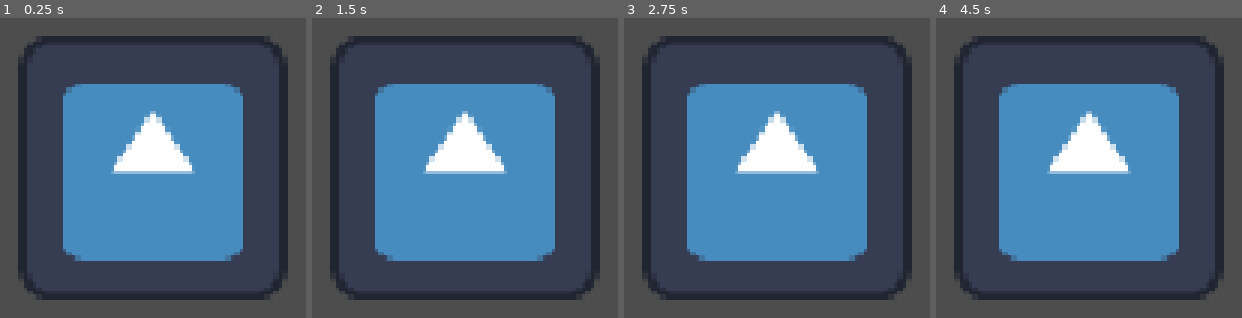
Above: before the commit, frames 1-4 (left to right).
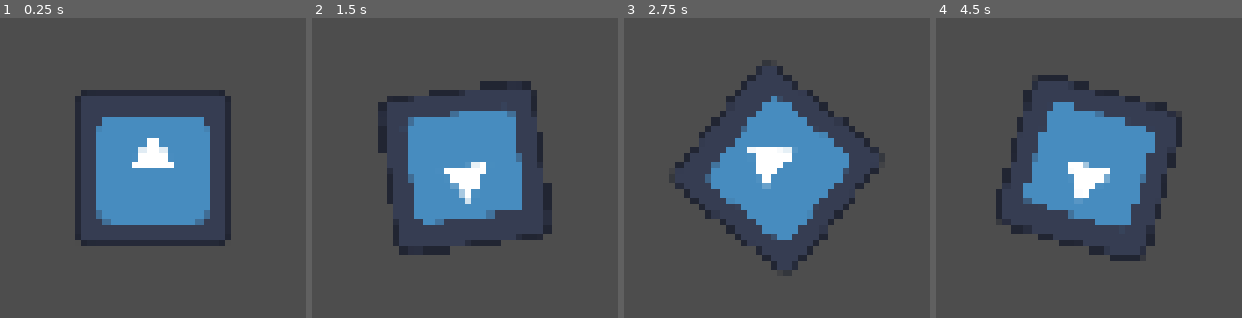
Above: after the commit, the same moments.

Repository: Blathasar/FriendsWithHands
Game: Godot game, scene res://node_2d.tscn
The game is run twice, just before and just after one commit, with the same random seed, the same clock (stepped at 60 frames per second) and the same inputs. The engine's default icon, where the game draws it, is replaced by a stand-in: a white triangle on a blue panel in a dark square.
Inputs (mouse positions are in pixels of both pictures, inside the frame that each line leads up to):
- Up to frame 1 (0.25 s): no input
- Up to frame 2 (1.5 s): tap Enter at 0.5 s; move the mouse to (outside the picture) at 0.52 s; tap Space at 1.25 s; move the mouse to (outside the picture) at 1.27 s
- Up to frame 3 (2.75 s): tap Enter at 2 s; move the mouse to (outside the picture) at 2.02 s
- Up to frame 4 (4.5 s): tap Space at 2.75, 4.25 s; move the mouse to (outside the picture) at 2.77 s; tap Enter at 3.5 s; move the mouse to (outside the picture) at 3.52 s; move the mouse to (outside the picture) at 4.27 s

The runs differ from the first frame. In frame 1, 34% of the frame differs, in the area x 5-95%, y 6-94%; in frame 2, 36%; in frame 3, 35%; in frame 4, 36%.

Commit message:
player turns to camera

Diff:
--- a/friends-with-hands/node_2d.tscn
+++ b/friends-with-hands/node_2d.tscn
@@ -1,8 +1,9 @@
 [gd_scene format=3 uid="uid://dtt5y3xwxsrlw"]
 
 [ext_resource type="Texture2D" uid="uid://bnr1npm7ynhm8" path="res://icon.svg" id="1_wtcfe"]
+[ext_resource type="Script" uid="uid://dothh3t7j2vqx" path="res://player.gd" id="2_0e48y"]
 
-[node name="Node2D" type="Node2D" unique_id=969649068]
+[node name="MainScene" type="Node2D" unique_id=969649068]
 position = Vector2(565.82117, 322.808)
 
 [node name="AnimatedSprite2D" type="AnimatedSprite2D" parent="." unique_id=681319635]
@@ -11,3 +12,4 @@
 
 [node name="Sprite2D" type="Sprite2D" parent="." unique_id=2067783757]
 texture = ExtResource("1_wtcfe")
+script = ExtResource("2_0e48y")
--- /dev/null
+++ b/friends-with-hands/player.gd
@@ -0,0 +1,11 @@
+extends Sprite2D
+
+
+# Called when the node enters the scene tree for the first time.
+func _ready() -> void:
+	pass # Replace with function body.
+
+
+# Called every frame. 'delta' is the elapsed time since the previous frame.
+func _process(delta: float) -> void:
+	look_at(get_global_mouse_position())
--- a/friends-with-hands/project.godot
+++ b/friends-with-hands/project.godot
@@ -17,6 +17,8 @@
 
 [display]
 
+window/size/viewport_width=1920
+window/size/viewport_height=1080
 window/stretch/mode="canvas_items"
 window/stretch/aspect="expand"
 
Not shown, added: friends-with-hands/player.gd.uid
